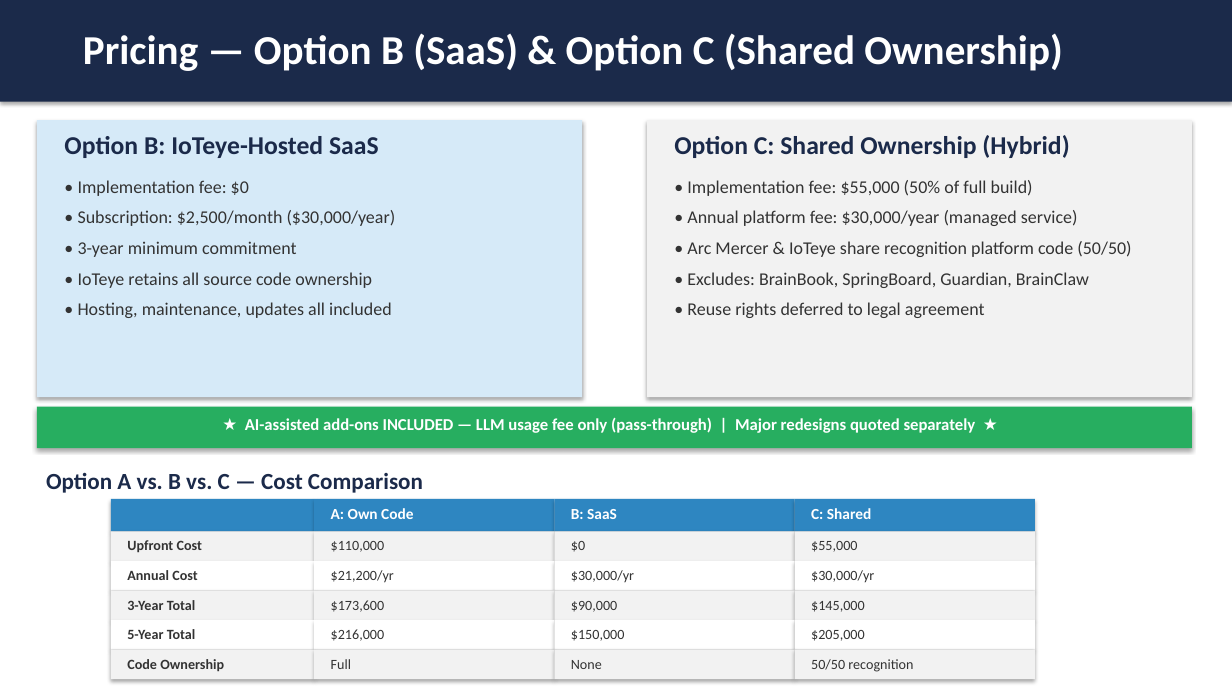
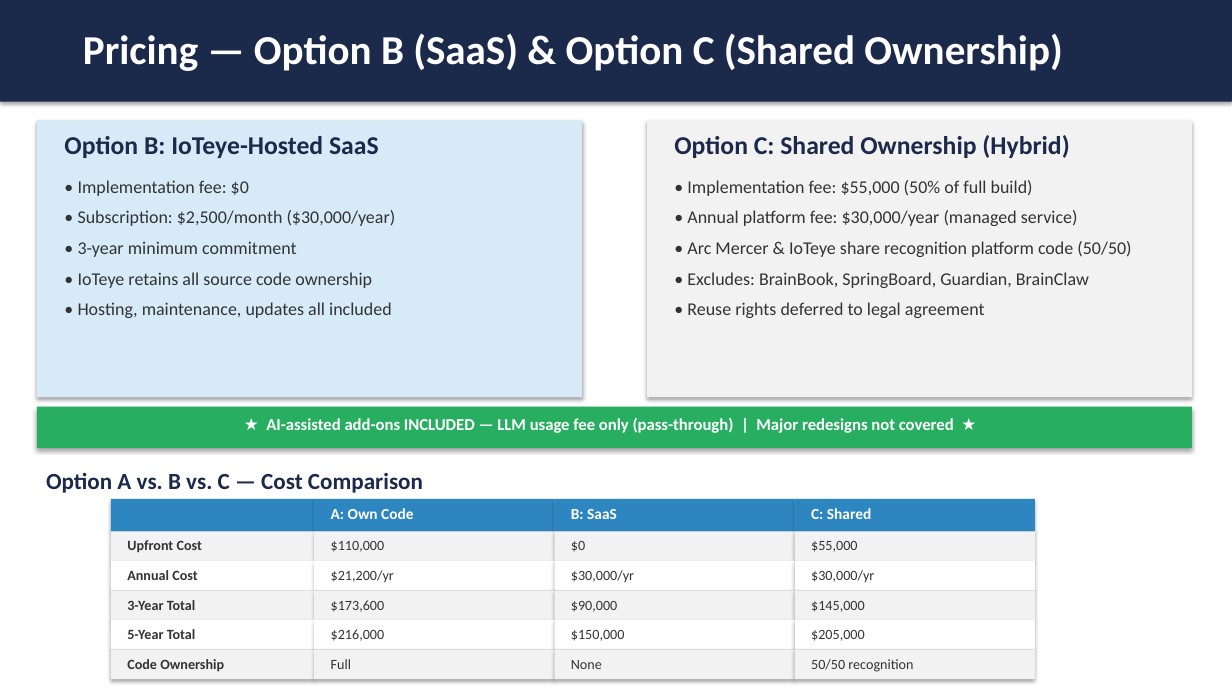
Before and after one commit to mingjyesheng-ioteye/sb_rewards, a slide deck: slide 16 of RFP/IoTeye - Arc Mercer Pitch.pptx. Drawn at 1232x693 pixels with LibreOffice and Linux fonts; fonts in the diff are those of the drawing. Boxes give left, top, right and bottom in pixels: in the first picture for what was removed or moved away, otherwise in the second. Text is boxed around its words. In the diff, an @@ line names an element or a change of style, - is before the commit and + after.

Commit message:
Align pitch deck add-on banners with proposal: AI-assisted only, major redesigns not covered

```diff
--- a/RFP/IoTeye - Arc Mercer Pitch.pptx
+++ b/RFP/IoTeye - Arc Mercer Pitch.pptx
@@ text at <box>266,418,954,433</box>: text changed @@
-★ AI-assisted add-ons INCLUDED — LLM usage fee only (pass-through) | Major redesigns quoted separately ★
+★ AI-assisted add-ons INCLUDED — LLM usage fee only (pass-through) | Major redesigns not covered ★
```
Also in this commit, not shown: 2 other slides changed, 1 other file.
